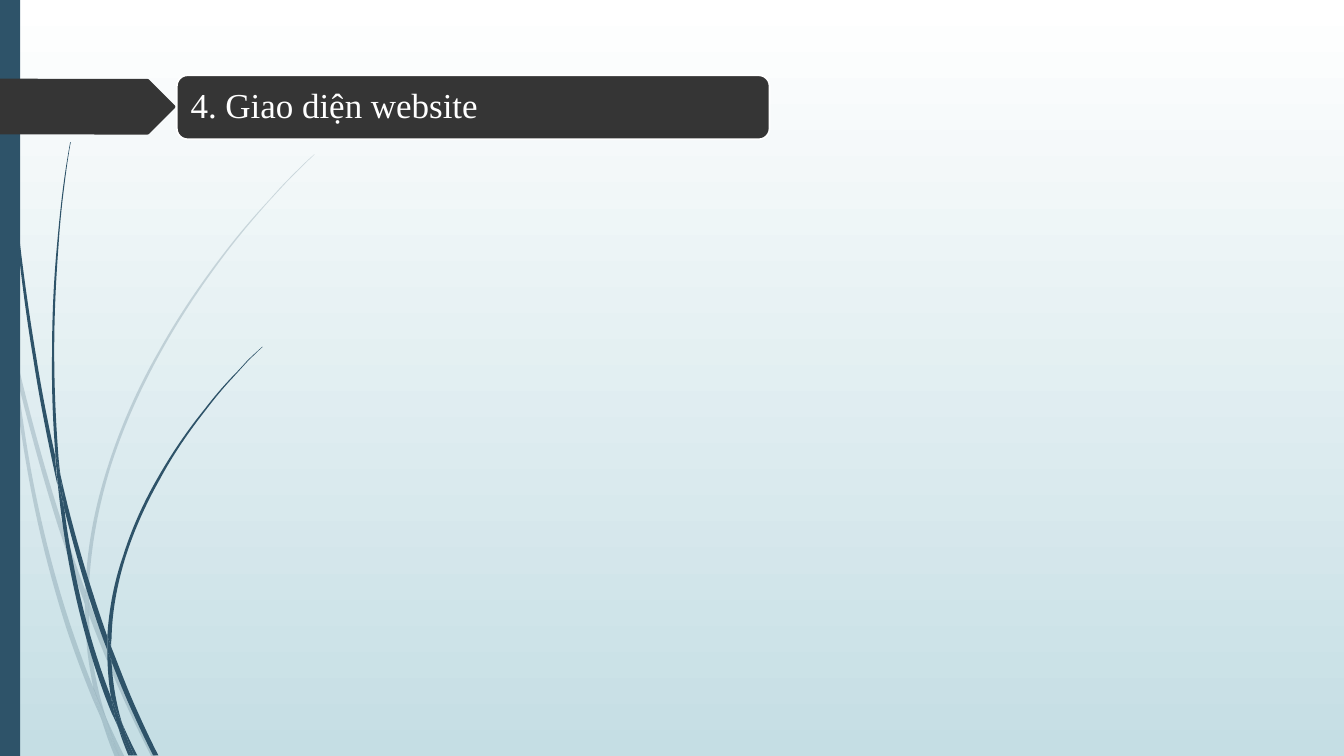
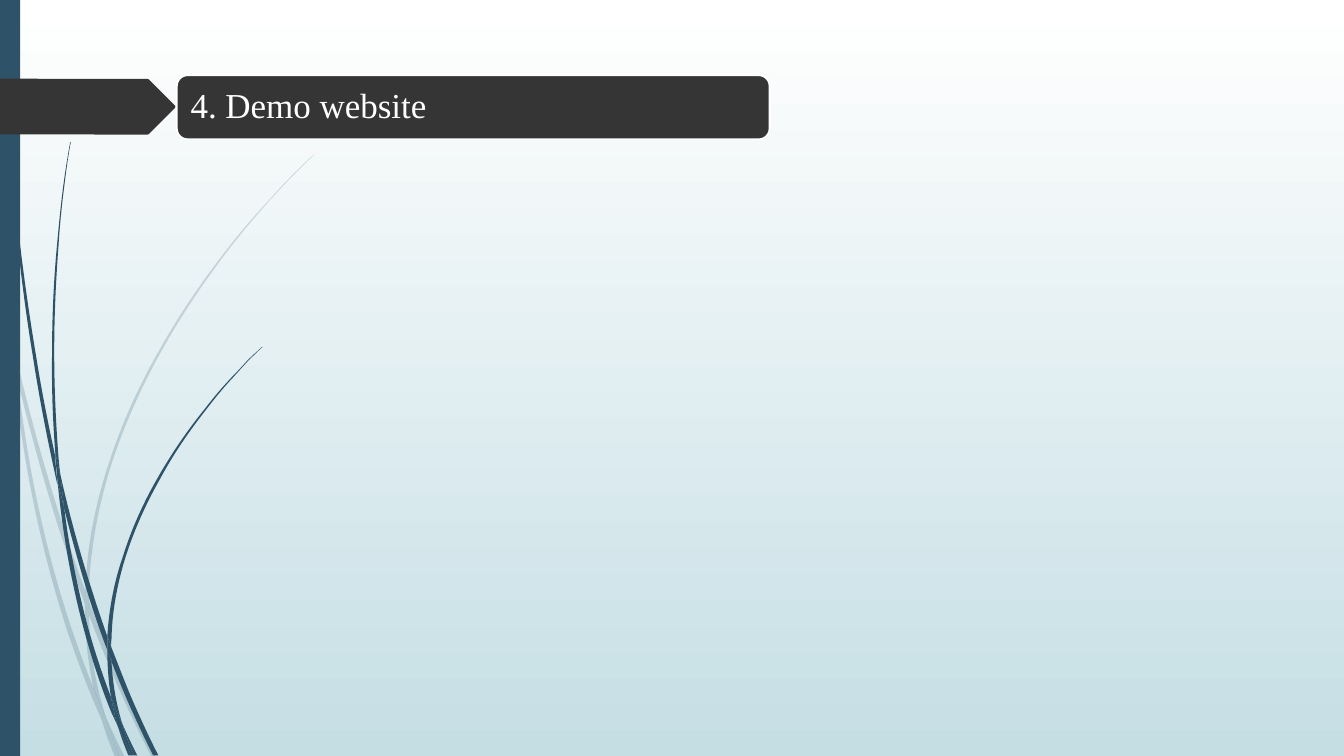
Before and after one commit to cuongdinh1507/doan, a slide deck: slide 12 of report/Slide_DATN_DinhVietCuong-new.pptx. Drawn at 1344x756 pixels with LibreOffice and Linux fonts; fonts in the diff are those of the drawing. Boxes give left, top, right and bottom in pixels: in the first picture for what was removed or moved away, otherwise in the second. Text is boxed around its words. In the diff, an @@ line names an element or a change of style, - is before the commit and + after.

```diff
--- a/report/Slide_DATN_DinhVietCuong-new.pptx
+++ b/report/Slide_DATN_DinhVietCuong-new.pptx
@@ text at <box>191,93,427,119</box>: text changed @@
-4. Giao diện website
+4. Demo website
```
Also in this commit, not shown: 1 other slide changed, 1 slide added, 1 slide removed, 1 other file.
